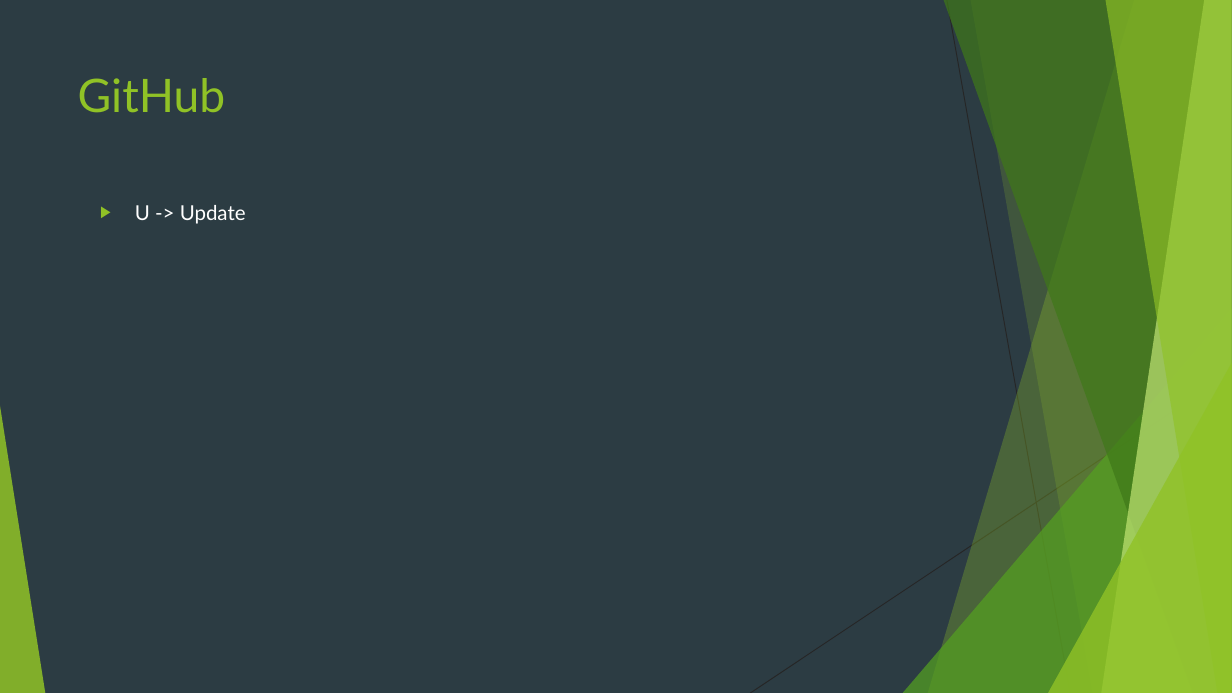
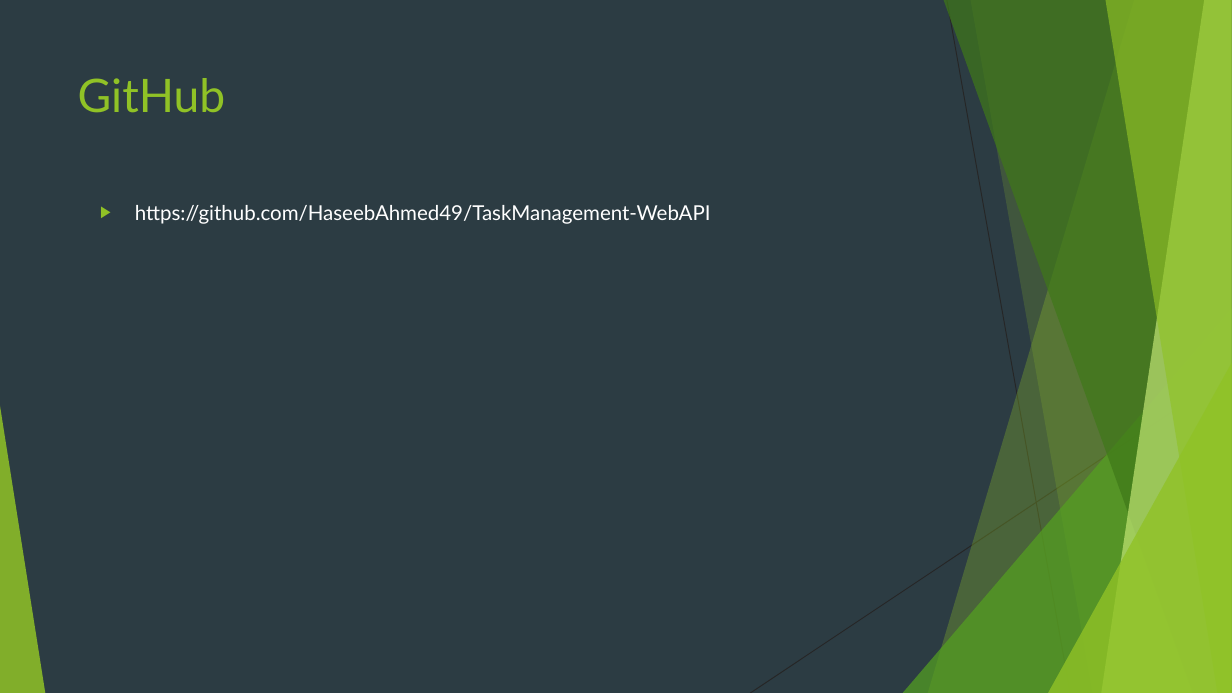
Before and after one commit to HaseebAhmed49/TaskManagement-WebAPI, a slide deck: slide 21 of TaskManagement-WebAPI/WebAPI.pptx (slide 25 before the commit). Drawn at 1232x693 pixels with LibreOffice and Linux fonts; fonts in the diff are those of the drawing. Boxes give left, top, right and bottom in pixels: in the first picture for what was removed or moved away, otherwise in the second. Text is boxed around its words. In the diff, an @@ line names an element or a change of style, - is before the commit and + after.

```diff
--- a/TaskManagement-WebAPI/WebAPI.pptx
+++ b/TaskManagement-WebAPI/WebAPI.pptx
@@ text at box(135, 205, 711, 224): text changed @@
-▶ U -> Update
+▶ https://github.com/HaseebAhmed49/TaskManagement-WebAPI
```
Also in this commit, not shown: 4 slides removed.
